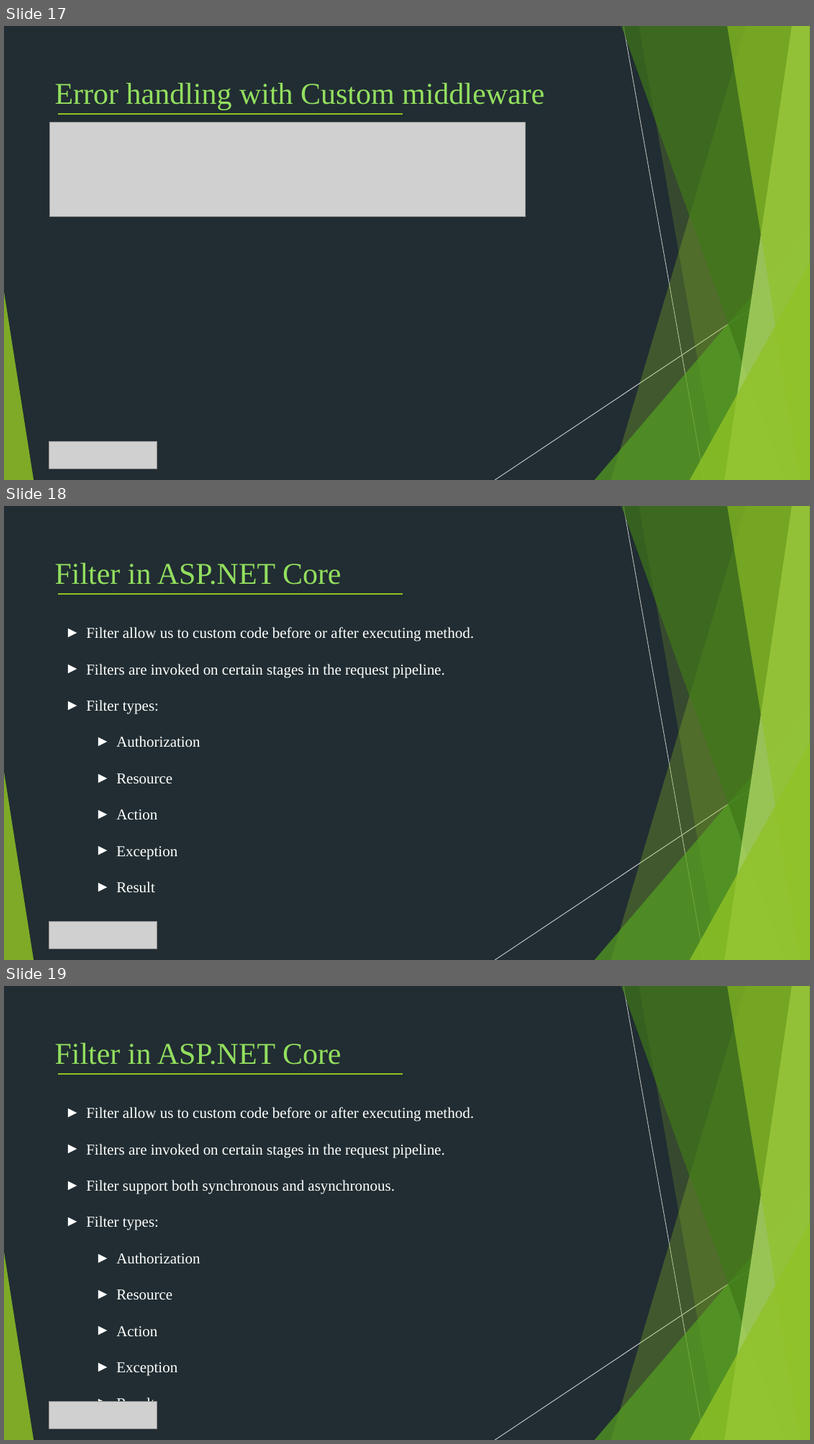
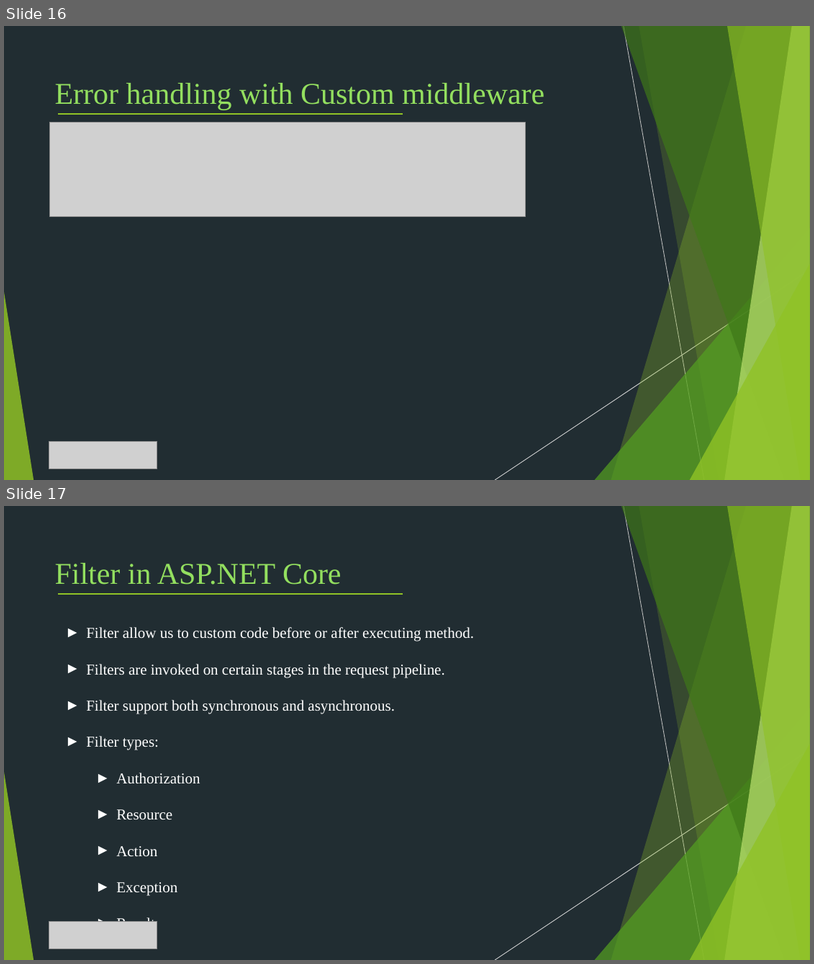
Before and after one commit to Chien-Do/Middleware-Filter, a slide deck: Middleware/Middleware.pptx. Shown one above the other, each under a label of ours: slides 17, 18 and 19 before the commit, slides 16 and 17 after it. The pictures are 814x1444 and 814x964 pixels, drawn with LibreOffice and Linux fonts; fonts in the diff are those of the drawing; grey boxes stand for pictures. Boxes give left, top, right and bottom in pixels: in the first picture for what was removed or moved away, otherwise in the second. Text is boxed around its words. In the diff, an @@ line names an element or a change of style, - is before the commit and + after.

```diff
--- a/Middleware/Middleware.pptx
+++ b/Middleware/Middleware.pptx
@@ slide 18 removed at [4,506,810,960], background #212D32; not listed: 10 template elements that a slide beside it also shows @@
@@ text removed at [55,563,342,584] @@
-Filter in ASP.NET Core
@@ line removed from (58, 594) to (403, 594) @@
@@ text removed at [86,627,474,892] @@
-► Filter allow us to custom code before or after executing method.
-► Filters are invoked on certain stages in the request pipeline.
-► Filter types:
-  ► Authorization
-  ► Resource
-  ► Action
-  ► Exception
-  ► Result
@@ picture removed at [49,921,157,948] @@
@@ what was slide 17 is now slide 16 @@
@@ what was slide 19 is now slide 17 @@
```
Also in this commit, not shown: 4 slides changed, 3 slides added, 1 other slide removed, 6 other files.
